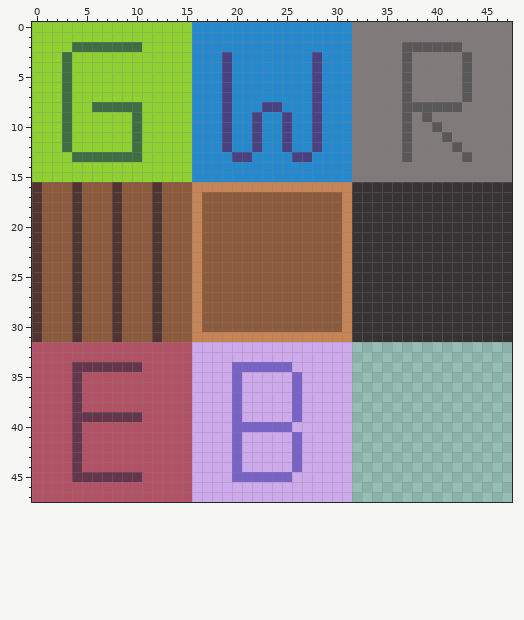
A pixel-art sprite gets an edit: art/tiles.png. Above, as it was before the edit.
The file is 48x48 pixels. Pixels under 10% opacity are left out. Colours within 5 levels of each other are drawn and written as one.
After the commit:
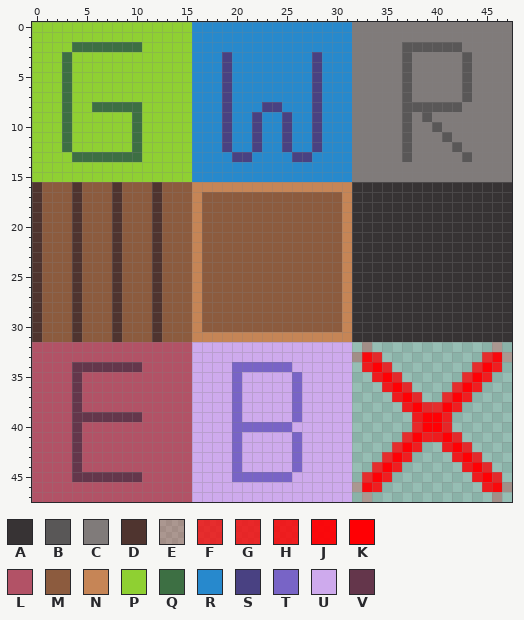
Palette (. is transparent): A #373334  B #595757  C #807b7a  D #4f342f  E #ff000434  F #ff0004c3  G #ff0004c9  H #ff0004d7  J #ff0004f3  K #ff0004  L #b25266  M #8c5b3e  N #c68556  P #8fd032  Q #3d6f43  R #2789cd  S #494182  T #7864c6  U #ceaaed  V #64364b
Difference:
Changed rows in their new state; - is an unchanged pixel.
first column x 32:
32 -E------------E-
33 EJF----------FJE
34 -HKF--------FKH-
35 --HKF------FKH--
36 ---HKF----FKH---
37 ----HKF--FKH----
38 -----HKFFKH-----
39 ------HKKH------
40 ------GKKG------
41 -----FKHHKF-----
42 ----FKH--HKF----
43 ---FKH----HKF---
44 --FKH------HKF--
45 -FKH--------HKF-
46 EJH----------HJE
47 -E------------E-
Changed places in both pictures, as pixel boxes (x1, y1, x2, y2):
added: (352, 342, 512, 502)
